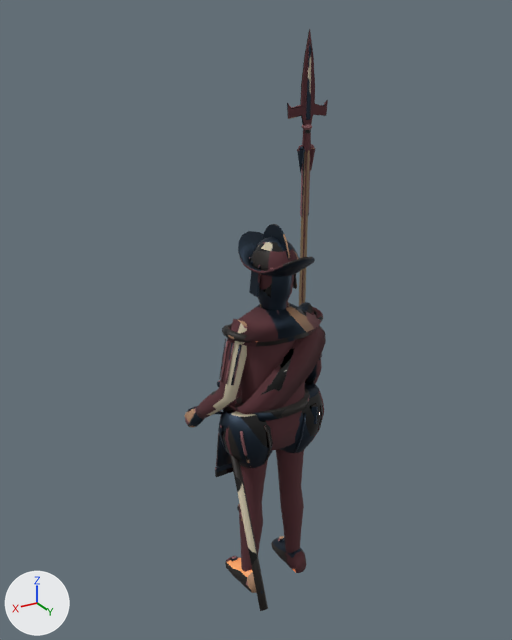
A saved change to the Blender file Assets/Models/ArtBible/Enemies/Powder/PalaceGuard/PalaceGuard.blend.
Camera for both pictures: a 50 mm camera at (1.552, 2.435, 2.671) aimed at (0.06, -0.052, 1.427). Every picture has the same lights, and +X, +Y and +Z are marked at lower left. The first picture is the older version.

The first picture shows 'PalaceGuard'.
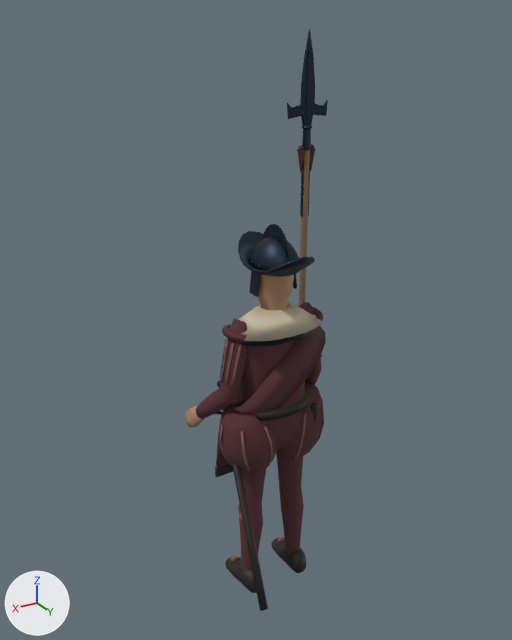
Pixel boxes (x1, y1, x2, y2) of what changed, in the pictures (512 x 640 px; the box of a moved part takes in the faces that stretch with it):
part 1 of me_palaceguard, moved or reshaped: before (218, 403, 324, 468); after (218, 405, 324, 474)
part 2 of me_palaceguard, surface changed: (185, 29, 328, 596) in both

The change, as a list of edits to the scene's bpy script:
```text
Change me_palaceguard:
    where me_palaceguard.from_pydata(...)  # 3931 vertices, 3910 faces; spans x -0.39..0.33, y -0.29..0.41, z 0.0..2.62
    used by ob_palaceguard; location = (0.0, 0.0, 0.0)
    me_palaceguard part 1: 314 vertices moved from x -0.28..0.28, y -0.12..0.12, z 0.72..0.98 to x -0.28..0.28, y -0.13..0.13, z 0.69..0.98; 12 vertices removed from x -0.23..0.23, y -0.1..0.1, z 0.74..0.98; 12 vertices added at x -0.21..0.21, y -0.11..0.11, z 0.71..0.98
    me_palaceguard part 2: 3096 kept faces spanning x -0.39..0.33, y -0.29..0.41, z 0.0..2.62 get new texture (UV) coordinates
```
